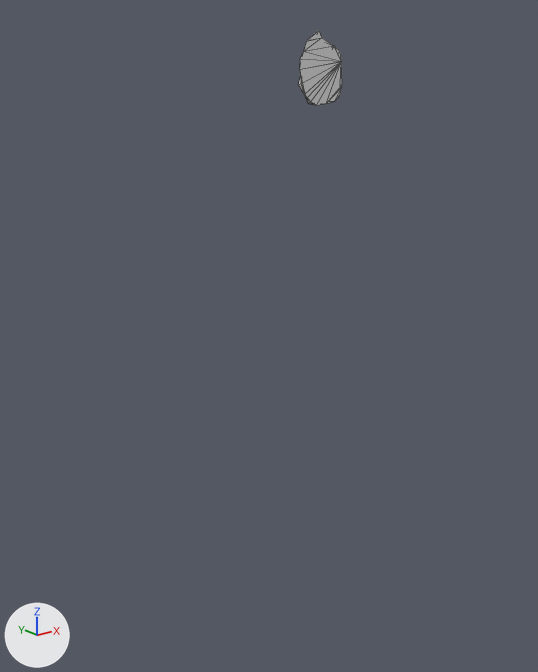
The glTF model assets/terrain/surface_pieces/surf_7_6.glb: old version first, new version second.
The view is the same before and after, from a 50 mm lens placed at (-93.7, 50.5, -9.5), pointed at (-72.1, 77.4, -20.3). Every picture has the same lights, and +X, +Y and +Z are marked at lower left. The picture after the commit comes second. Mesh edges are drawn as thin lines. Where no turn or scale is listed for an object, it has been applied to the vertices.

Names of what the first picture shows: 'geometry_0'.
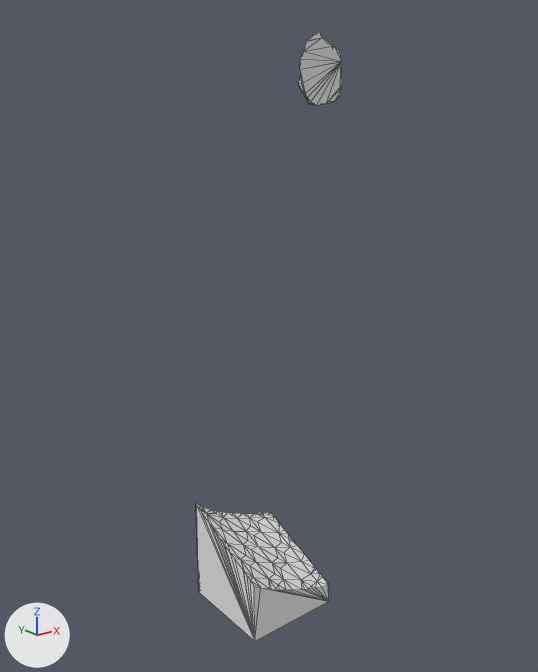
Pixel boxes (x1, y1, x2, y2) of what changed, in the pictures (538 x 672 px):
'geometry_0', reshaped (227% wider, 705% taller)
    before: (298, 30, 342, 105)
    after: (196, 30, 342, 641)
part 1 of me_geometry_0, added
    after: (196, 504, 329, 641)

The edits, one by one:
me_geometry_0 is used by ob_geometry_0; location (0.0, 0.0, 0.0).
me_geometry_0 had 44 vertices, 84 faces and spanned x -72.5..-70.08, y 75.0..76.13, z -9.65..-6.72.
me_geometry_0 now has 155 vertices, 301 faces and spans x -75.0..-70.0, y 75.0..80.0, z -35.0..-6.72.
me_geometry_0 part 1: a new loose piece of 111 vertices spanning x -75.0..-70.0, y 75.0..80.0, z -35.0..-29.58.
